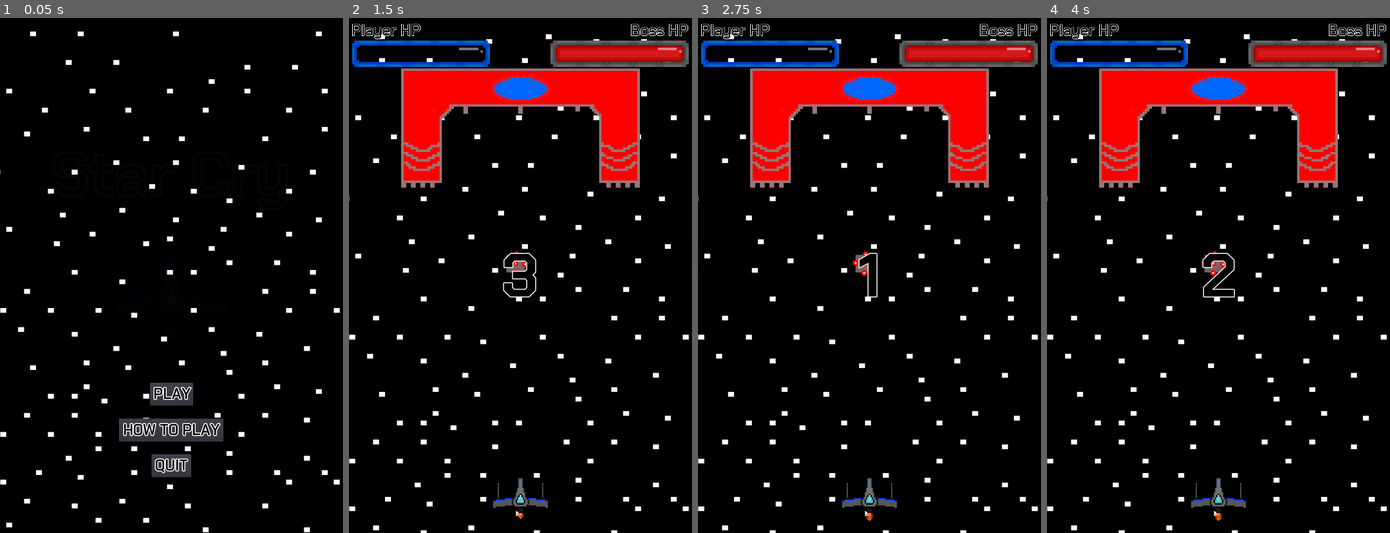
Above: before the commit, frames 1-4 (left to right).
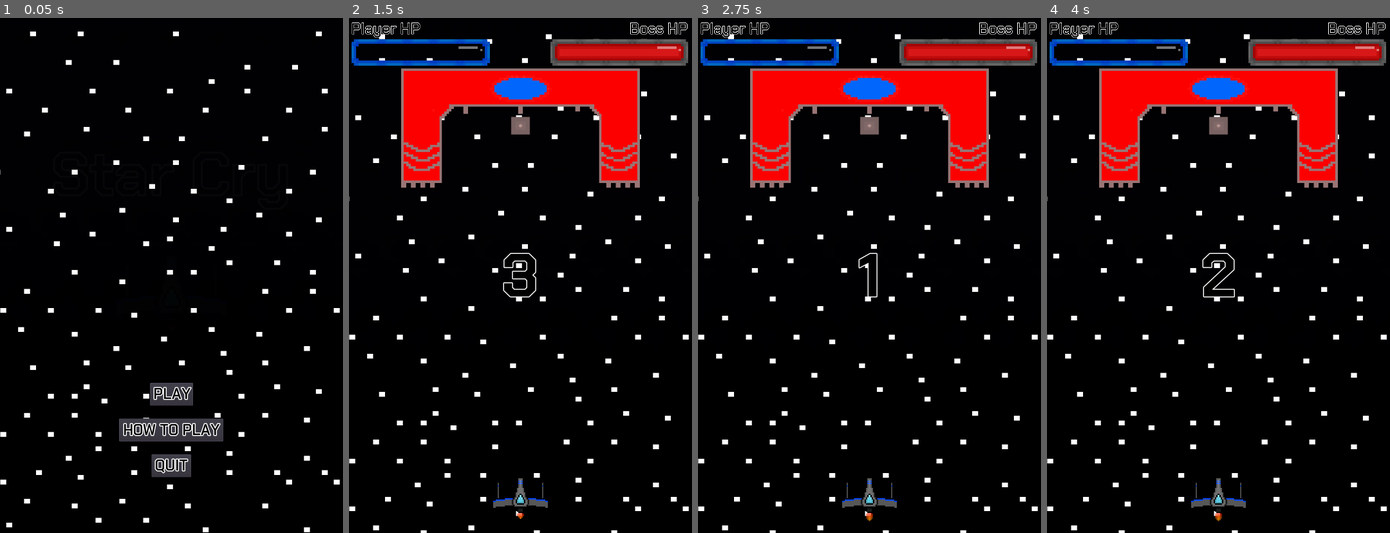
Above: after the commit, the same moments.

Repository: Cecilist/Final-BossFightBulletShooter
Game: Godot game, scene res://src/Menu/MainMenu.tscn
Same seed, same stepped clock (60 frames per second), same inputs: the game is played once before the commit and once after it.
Inputs:
- Up to frame 1 (0.05 s): no input
- Up to frame 2 (1.5 s): click "PLAY" at 0.5 s; tap Enter (play_game) at 1.25, 1.35 s; hold D (move_right) from 1.28 s (still down)
- Up to frame 3 (2.75 s): tap Space (shoot) at 2, 2.1 s; release D (move_right) at 2.03 s; hold S (move_down) from 2.03 s (still down)
- Up to frame 4 (4 s): release S (move_down) at 2.78 s; hold D (move_right) 2.78-3.53 s; tap Tab (to_next_screen) at 2.85 s; tap Enter (play_game) at 3.5, 3.6 s; hold W (move_up) from 3.53 s (still down)

The runs differ from the first frame. In frame 2, 2.2% of the frame differs, in the area x 0-100%, y 0-50%; in frame 3, 2.2%; in frame 4, 2.2%, in the area x 0-100%, y 0-51%.

Commit message:
Adjusted cannon spinner to handle pausing better

Diff:
--- a/project/src/Boss/Boss.tscn
+++ b/project/src/Boss/Boss.tscn
@@ -1,8 +1,9 @@
-[gd_scene load_steps=4 format=2]
+[gd_scene load_steps=5 format=2]
 
 [ext_resource path="res://src/Boss/BossSprite.png" type="Texture" id=1]
 [ext_resource path="res://src/Boss/Boss.gd" type="Script" id=2]
 [ext_resource path="res://src/Boss/Boss Shooting.wav" type="AudioStream" id=3]
+[ext_resource path="res://src/Boss/Spinner/CannonSpinner.tscn" type="PackedScene" id=4]
 
 [node name="Boss" type="KinematicBody2D"]
 script = ExtResource( 2 )
@@ -43,5 +44,7 @@
 wait_time = 0.05
 one_shot = true
 
+[node name="CannonSpinner" parent="." instance=ExtResource( 4 )]
+
 [connection signal="area_entered" from="Area2D" to="." method="_on_Area2D_area_entered"]
 [connection signal="timeout" from="BossShotTimer" to="." method="_on_BossShotTimer_timeout"]
--- a/project/src/Boss/Spinner/CannonSpinner.gd
+++ b/project/src/Boss/Spinner/CannonSpinner.gd
@@ -4,7 +4,6 @@
 onready var _shoot_timer = $Timer
 onready var rotater = $Rotater
 
-#var is_paused = get_parent().game_paused
 export var _rotation_speed = 100
 export var _shoot_time = 0.2
 export var _cannons_count = 4
@@ -32,7 +31,8 @@
 
 
 func _on_Timer_timeout() -> void:
-		for i in rotater.get_children():
+	for i in rotater.get_children():
+		if get_parent().boss_paused == false:
 			var bullet = _bullet.instance()
 			get_tree().root.add_child(bullet)
 			bullet.position = i.global_position
--- a/project/src/HUD/HUD.tscn
+++ b/project/src/HUD/HUD.tscn
@@ -18,6 +18,10 @@
 [node name="HUD" type="Control"]
 anchor_right = 1.0
 anchor_bottom = 1.0
+margin_left = 842.79
+margin_top = -28.5088
+margin_right = 842.79
+margin_bottom = -28.5088
 __meta__ = {
 "_edit_use_anchors_": false
 }
--- a/project/src/Level/Level.tscn
+++ b/project/src/Level/Level.tscn
@@ -6,7 +6,6 @@
 [ext_resource path="res://assets/fonts/Chakra_Petch/ChakraPetch-SemiBold.ttf" type="DynamicFontData" id=4]
 [ext_resource path="res://src/Level/Level.gd" type="Script" id=5]
 [ext_resource path="res://src/HUD/HUD.tscn" type="PackedScene" id=6]
-[ext_resource path="res://src/Boss/Spinner/CannonSpinner.tscn" type="PackedScene" id=7]
 
 [sub_resource type="SegmentShape2D" id=1]
 a = Vector2( 0, -126.227 )
@@ -89,9 +88,6 @@
 
 [node name="Boss" parent="." instance=ExtResource( 2 )]
 position = Vector2( 360, 225.907 )
-
-[node name="CannonSpinner" parent="Boss" instance=ExtResource( 7 )]
-position = Vector2( -9.64163, 289.275 )
 
 [node name="LevelBorders" type="StaticBody2D" parent="."]
 
@@ -116,6 +112,10 @@
 [node name="Overlay" type="CanvasLayer" parent="."]
 
 [node name="HUD" parent="Overlay" instance=ExtResource( 6 )]
+margin_left = -0.657349
+margin_top = -2.81311
+margin_right = -0.657288
+margin_bottom = -2.81311
 
 [node name="PauseMenu" type="Control" parent="Overlay"]
 visible = false
--- a/project/src/Menu/MainMenu.tscn
+++ b/project/src/Menu/MainMenu.tscn
@@ -91,7 +91,6 @@
 scale = Vector2( 0.5, 0.5 )
 frames = SubResource( 2 )
 animation = "flying"
-frame = 2
 playing = true
 
 [node name="PlayButton" type="Button" parent="."]
Not shown: 1 places in project/src/Level/Level.tscn that only renumber resources
